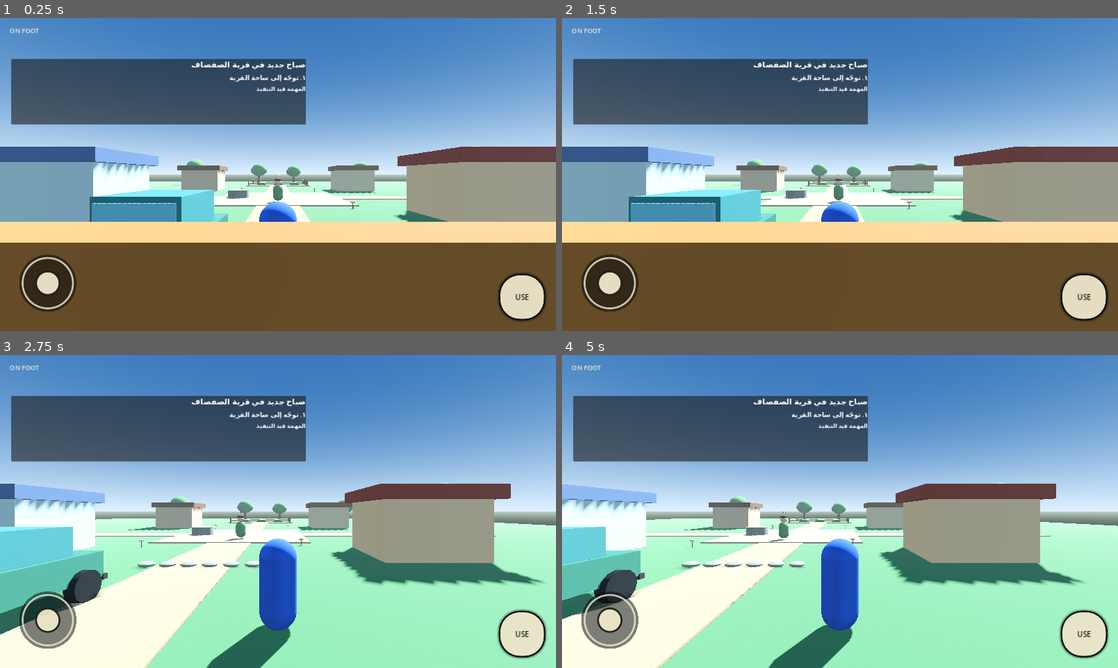
Above: before the commit, frames 1-4 (two rows, left to right).
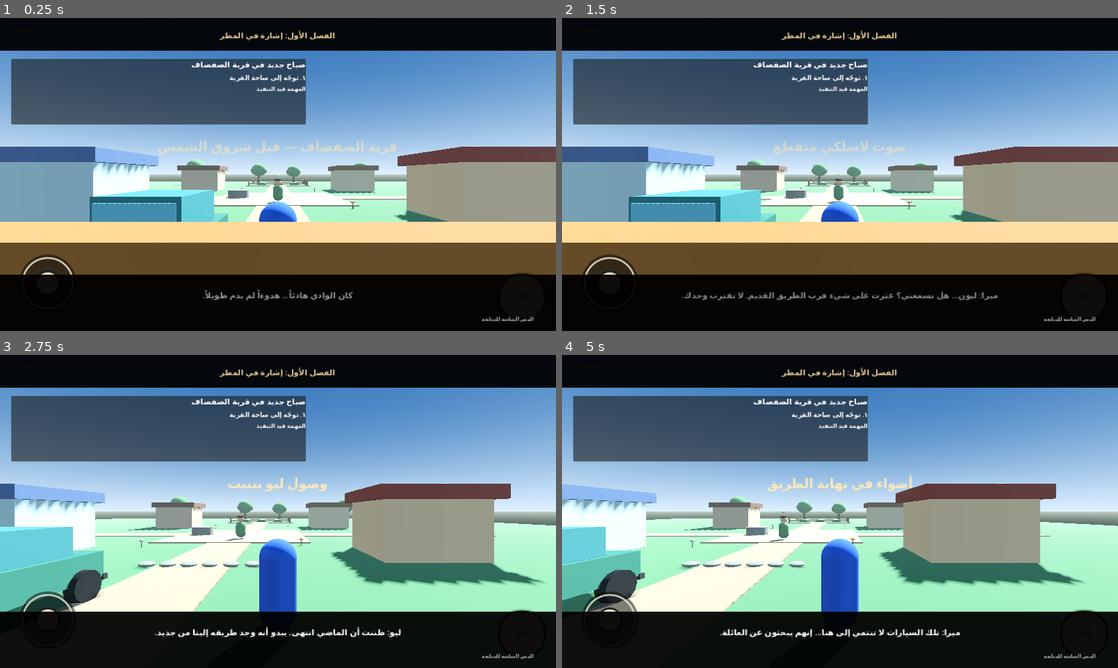
Above: after the commit, the same moments.

Repository: dzdfast-art/GTA-GHIBLI
Game: Godot game, scene res://main.tscn
The game is run twice, just before and just after one commit, with the same random seed, the same clock (stepped at 60 frames per second) and the same inputs.
Inputs (mouse positions are in pixels of both pictures, inside the frame that each line leads up to):
- Up to frame 1 (0.25 s): no input
- Up to frame 2 (1.5 s): click "USE" at 0.5 s; tap Enter at 1.25 s; move the mouse to (962, 158) at 1.27 s; hold Right (ui_right) from 1.28 s (still down); tap E (interact) at 1.35 s; click (962, 158) at 1.42 s
- Up to frame 3 (2.75 s): tap Space at 1.52 s; release Right (ui_right) at 2 s; drag from (166, 527) to (250, 574) at 2.02 s
- Up to frame 4 (5 s): move the mouse to (895, 442) at 2.77 s; hold Right (ui_right) 2.78-3.5 s; tap E (interact) at 2.85, 4.35 s; drag from (812, 574) to (673, 464) at 3.52 s; move the mouse to (1006, 558) at 4.27 s; hold Left (ui_left) from 4.28 s (still down); tap Space at 4.52 s

The runs differ from the first frame. In frame 1, 29% of the frame differs, in the area x 0-100%, y 0-100%; in frame 2, 29%; in frame 3, 29%; in frame 4, 29%.

Commit message:
Launch Arabic cinematic opening at game start

Diff:
--- a/main.gd
+++ b/main.gd
@@ -5,6 +5,7 @@
 const STARTER_CAR_SCENE: PackedScene = preload("res://scenes/vehicles/starter_car.tscn")
 const MOBILE_CONTROLS_SCRIPT = preload("res://scripts/ui/mobile_controls.gd")
 const MISSION_MANAGER_SCRIPT = preload("res://scripts/missions/mission_manager.gd")
+const CINEMATIC_DIRECTOR_SCRIPT = preload("res://scripts/missions/cinematic_director.gd")
 const AMBIENCE_SCRIPT = preload("res://scripts/audio/nature_ambience.gd")
 
 func _ready() -> void:
@@ -14,6 +15,7 @@
 	_create_starter_car()
 	_create_mobile_controls()
 	_create_mission_manager()
+	_create_story_cinematic()
 	_create_nature_ambience()
 
 func _create_world() -> void:
@@ -117,3 +119,8 @@
 	ambience.name = "NatureAmbience"
 	ambience.set("biome", "village")
 	add_child(ambience)
+
+func _create_story_cinematic() -> void:
+	var cinematic: CanvasLayer = CINEMATIC_DIRECTOR_SCRIPT.new() as CanvasLayer
+	cinematic.name = "StoryCinematic"
+	add_child(cinematic)
